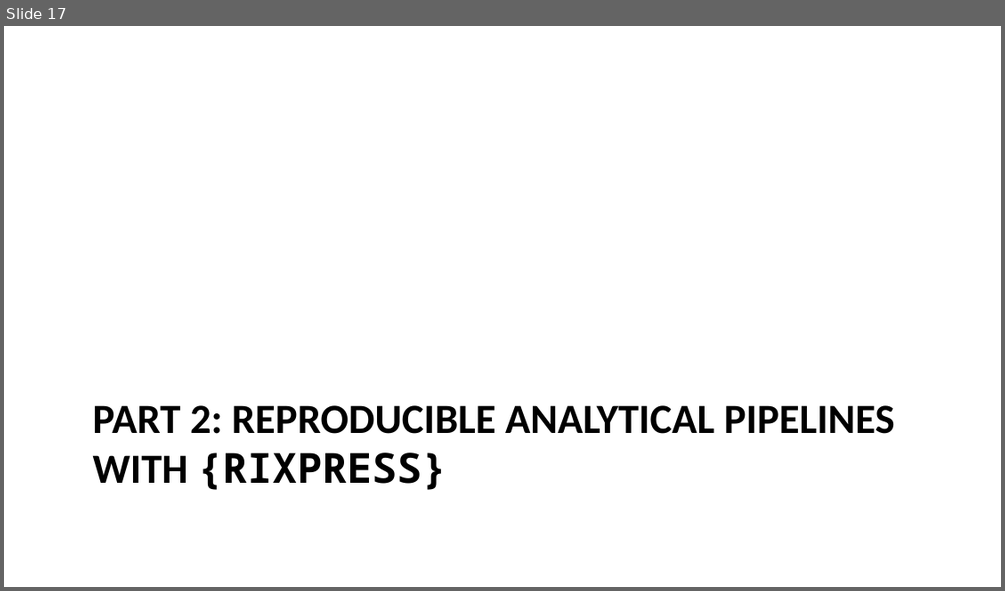
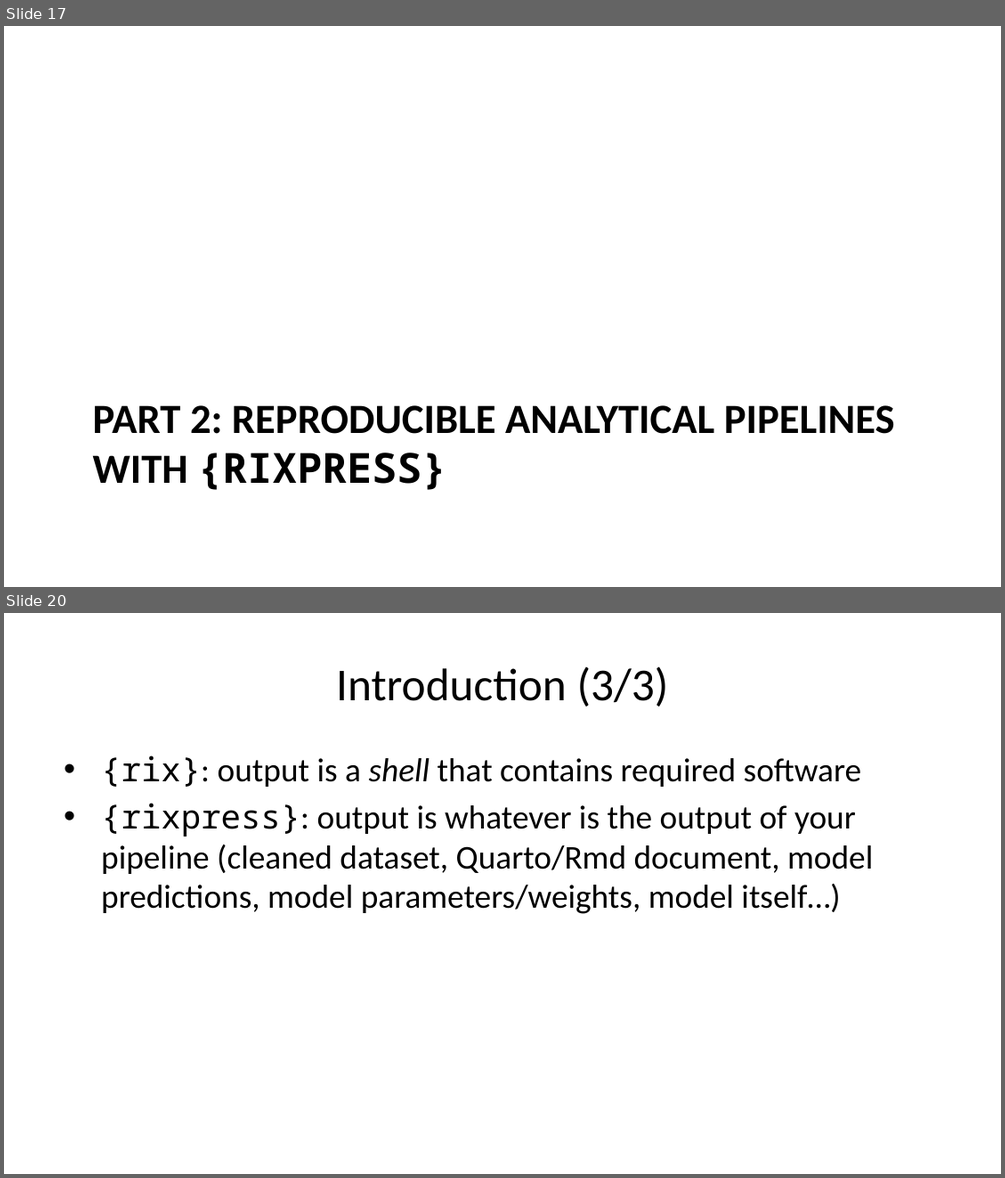
Before and after one commit to b-rodrigues/r-medicine-nix-workshop, a slide deck: docs/index.pptx. Shown one above the other, each under a label of ours: slide 17 before the commit, slides 17 and 20 after it; the slides between them are not shown. The pictures are 1005x591 and 1005x1178 pixels, drawn with LibreOffice and Linux fonts; fonts in the diff are those of the drawing. Boxes give left, top, right and bottom in pixels: in the first picture for what was removed or moved away, otherwise in the second. Text is boxed around its words. In the diff, an @@ line names an element or a change of style, - is before the commit and + after.

```diff
--- a/docs/index.pptx
+++ b/docs/index.pptx
@@ slide 20 added at [4,613,1001,1174], background #FFFFFF @@
@@ title added at [336,666,669,706], 33 pt, text #000000 @@
+Introduction (3/3)
@@ text added at [101,755,873,914], 24 pt, text #000000 @@
+• {rix}: output is a shell that contains required software
+• {rixpress}: output is whatever is the output of your pipeline (cleaned dataset, Quarto/Rmd document, model predictions, model parameters/weights, model itself…)
```
Also in this commit, not shown: 3 slides changed, 7 other slides added, 1 slide removed, 12 other files.
